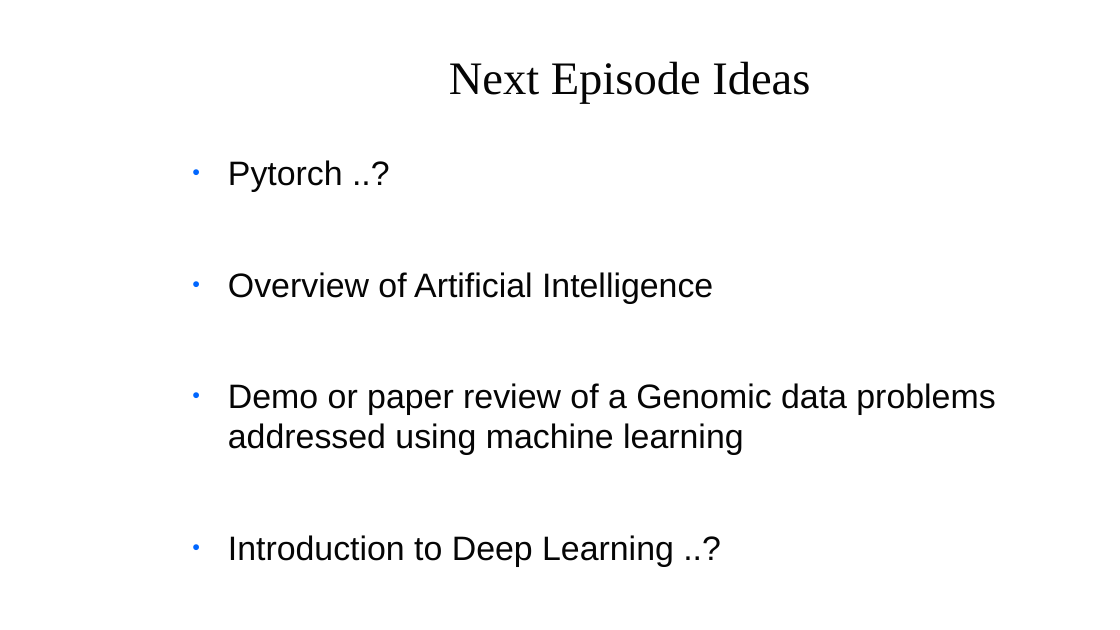
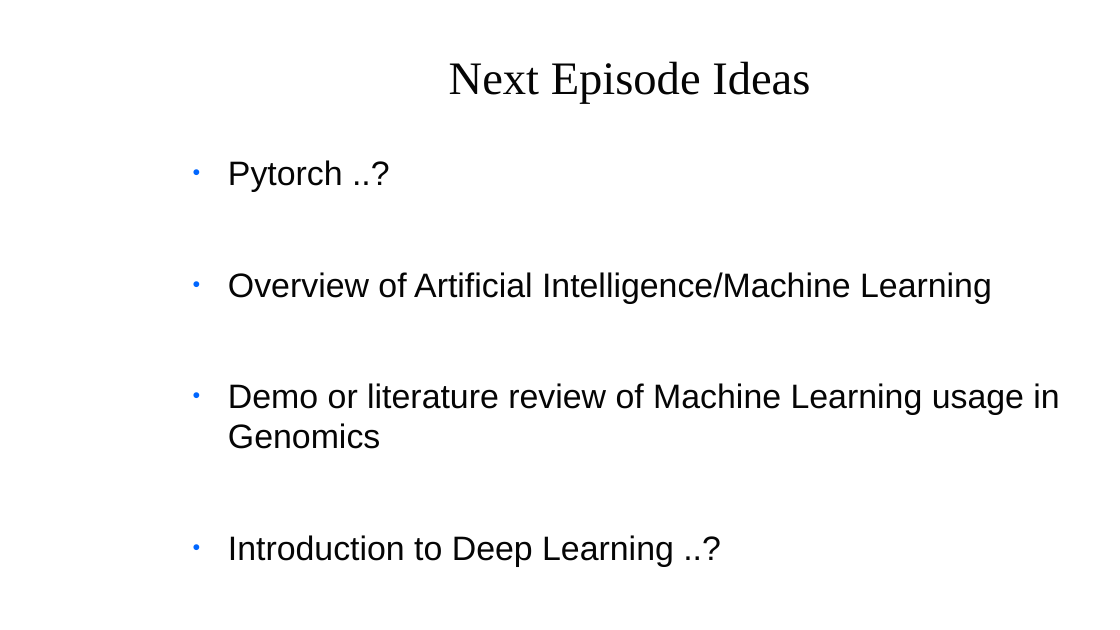
Before and after one commit to zoldello/jsdoc-talk, a slide deck: slide 14 of slides.pptx. Drawn at 1120x630 pixels with LibreOffice and Linux fonts; fonts in the diff are those of the drawing; background and template pictures are left out. Boxes give left, top, right and bottom in pixels: in the first picture for what was removed or moved away, otherwise in the second. Text is boxed around its words. In the diff, an @@ line names an element or a change of style, - is before the commit and + after.

```diff
--- a/slides.pptx
+++ b/slides.pptx
@@ text at [228,272,1059,449]: text changed @@
-● Overview of Artificial Intelligence
-● Demo or paper review of a Genomic data problems addressed using machine learning
+● Overview of Artificial Intelligence/Machine Learning
+● Demo or literature review of Machine Learning usage in Genomics
```
Also in this commit, not shown: 5 other slides changed, 1 other file.
